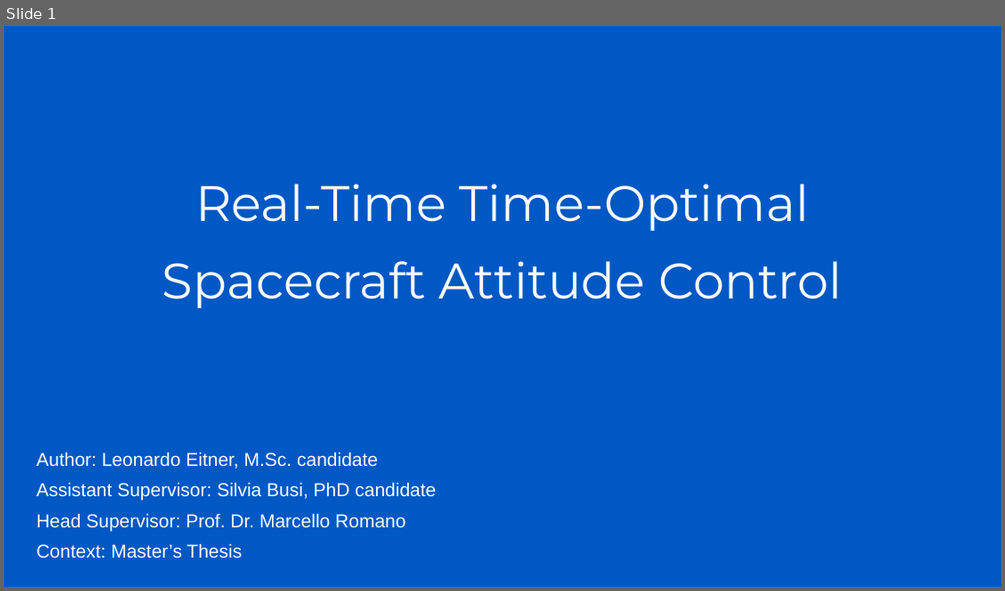
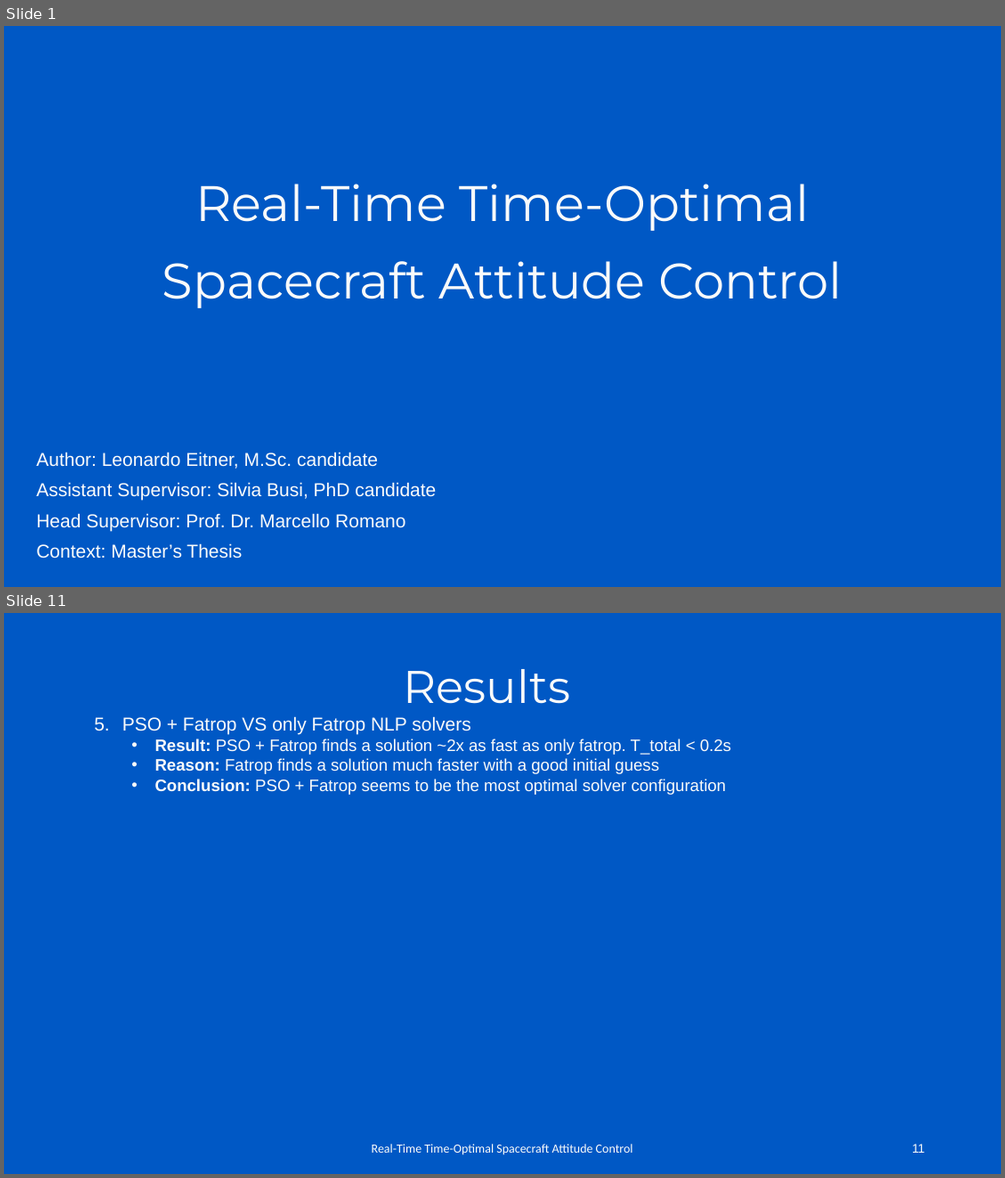
Before and after one commit to Leo8ner/TimeOptimalAttitudeControl, a slide deck: Presentations/Mid-Term Presentation.pptx. Shown one above the other, each under a label of ours: slide 1 before the commit, slides 1 and 11 after it; the slides between them are not shown. The pictures are 1005x591 and 1005x1178 pixels, drawn with LibreOffice and Linux fonts; fonts in the diff are those of the drawing; background and template pictures are left out. Boxes give left, top, right and bottom in pixels: in the first picture for what was removed or moved away, otherwise in the second. Text is boxed around its words. In the diff, an @@ line names an element or a change of style, - is before the commit and + after.

```diff
--- a/Presentations/Mid-Term Presentation.pptx
+++ b/Presentations/Mid-Term Presentation.pptx
@@ slide 11 added at (4, 613, 1001, 1174), background #0058C5 @@
@@ title added at (404, 669, 571, 704), 44 pt, text #FAFAFA @@
+Results
@@ text added at (122, 716, 731, 795), 16 pt, text #FAFAFA @@
+5. PSO + Fatrop VS only Fatrop NLP solvers
+  • Result: PSO + Fatrop finds a solution ~2x as fast as only fatrop. T_total < 0.2s
+  • Reason: Fatrop finds a solution much faster with a good initial guess
+  • Conclusion: PSO + Fatrop seems to be the most optimal solver configuration
@@ text added at (372, 1143, 633, 1155), 12 pt, text #FBFBFB @@
+Real-Time Time-Optimal Spacecraft Attitude Control
@@ page number added at (912, 1143, 924, 1152), 12 pt, text #FBFBFB @@
+11
```
Also in this commit, not shown: 9 slides changed, 1 other slide added.
